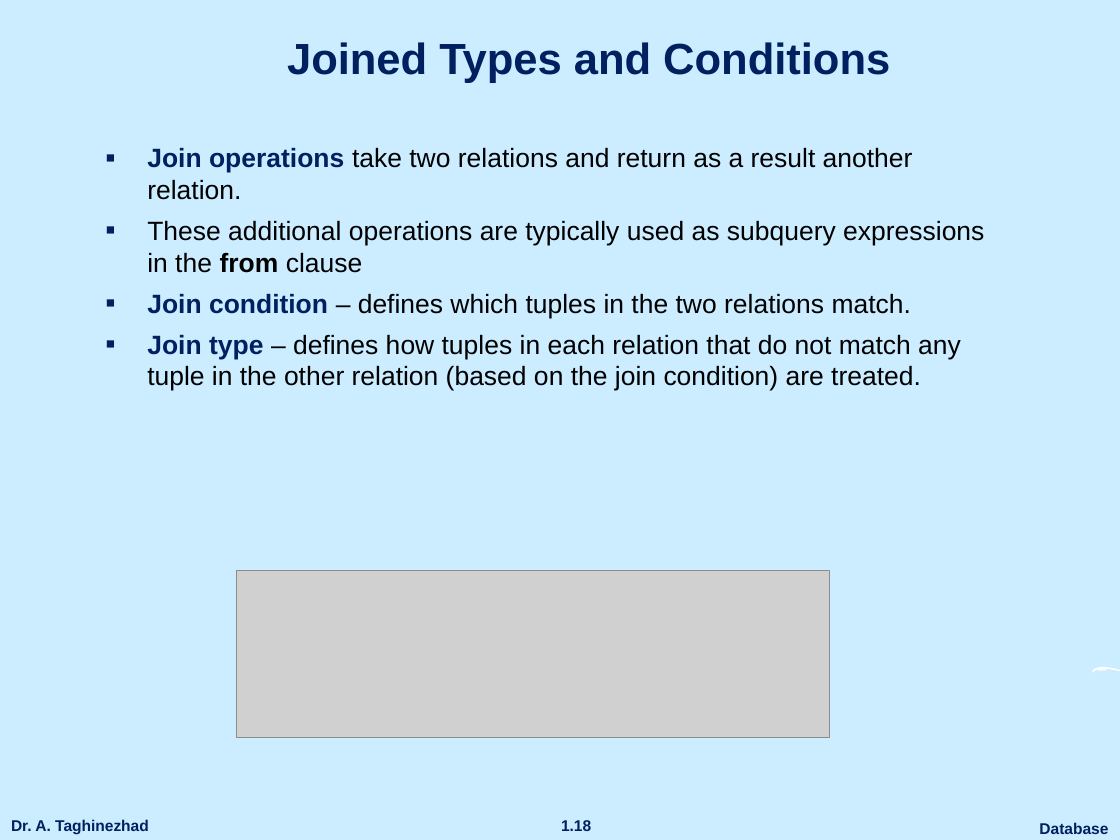
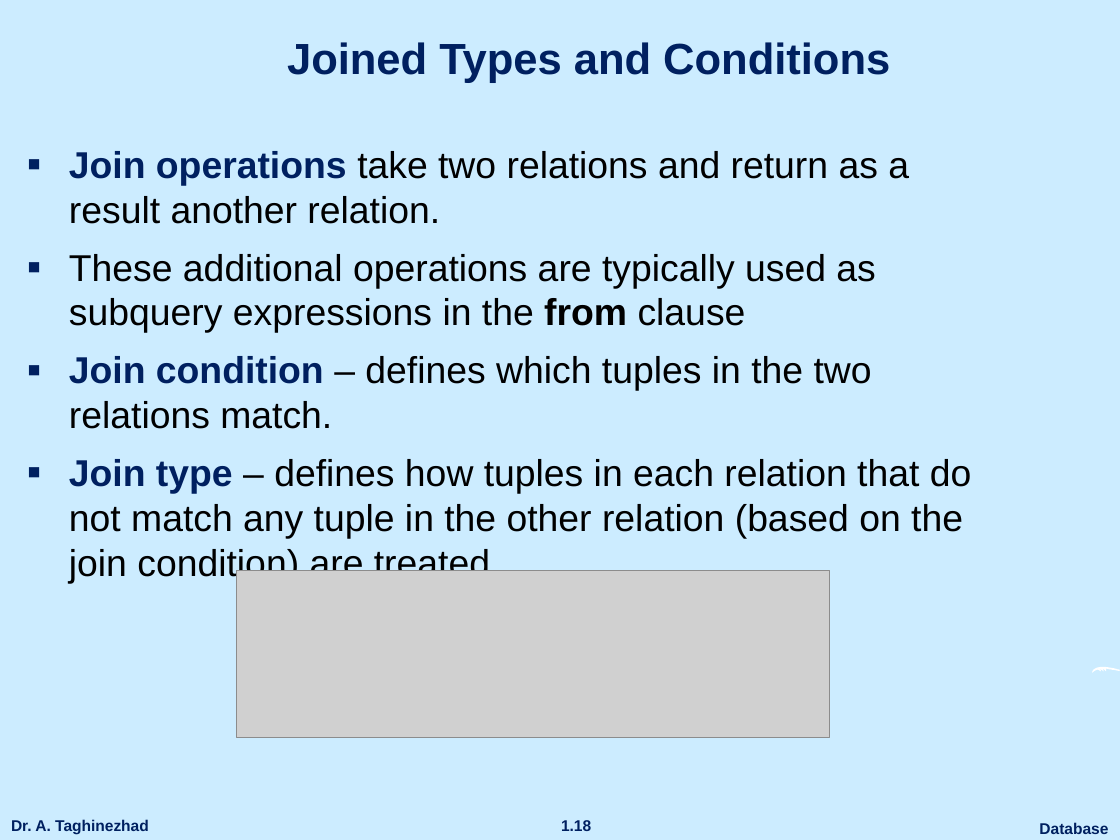
Before and after one commit to ataghinezhad/ataghinezhad.github.io, a slide deck: slide 18 of courses/downloads/temp/Database_Lec4.pptx. Drawn at 1120x840 pixels with LibreOffice and Linux fonts; fonts in the diff are those of the drawing; grey boxes stand for pictures; background and template pictures are left out. Boxes give left, top, right and bottom in pixels: in the first picture for what was removed or moved away, otherwise in the second. Text is boxed around its words. In the diff, an @@ line names an element or a change of style, - is before the commit and + after.

```diff
--- a/courses/downloads/temp/Database_Lec4.pptx
+++ b/courses/downloads/temp/Database_Lec4.pptx
@@ text "Join operations take two relations ...": place and size @@
-text "Join operations take two relations ..." at bbox=[147, 147, 984, 391]
+text "Join operations take two relations ..." at bbox=[69, 151, 972, 583]
@@ text "Join operations take two relations ..." at bbox=[69, 151, 972, 583]: size 17 to 24 pt; more space between paragraphs @@
```
Also in this commit, not shown: 1 other file.
